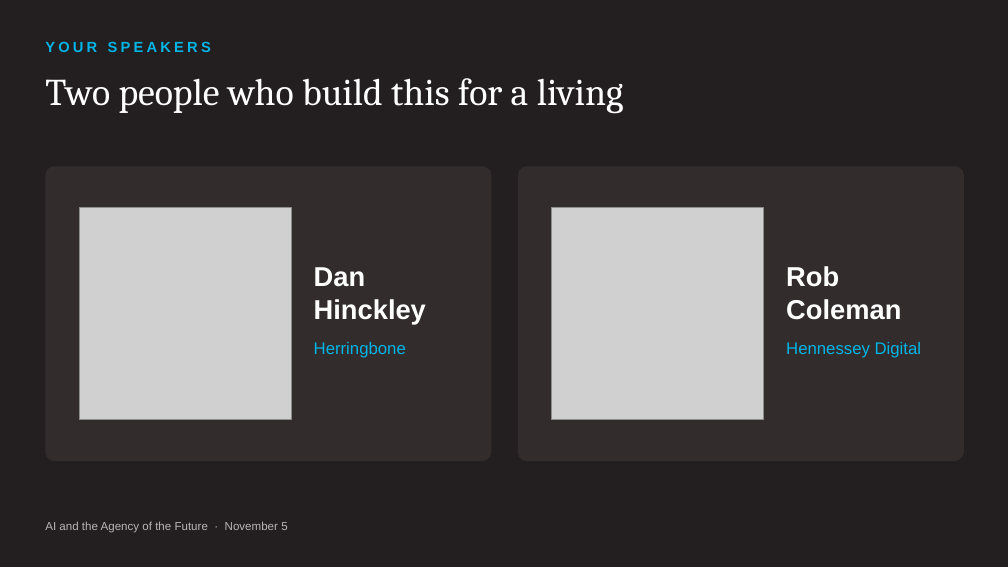
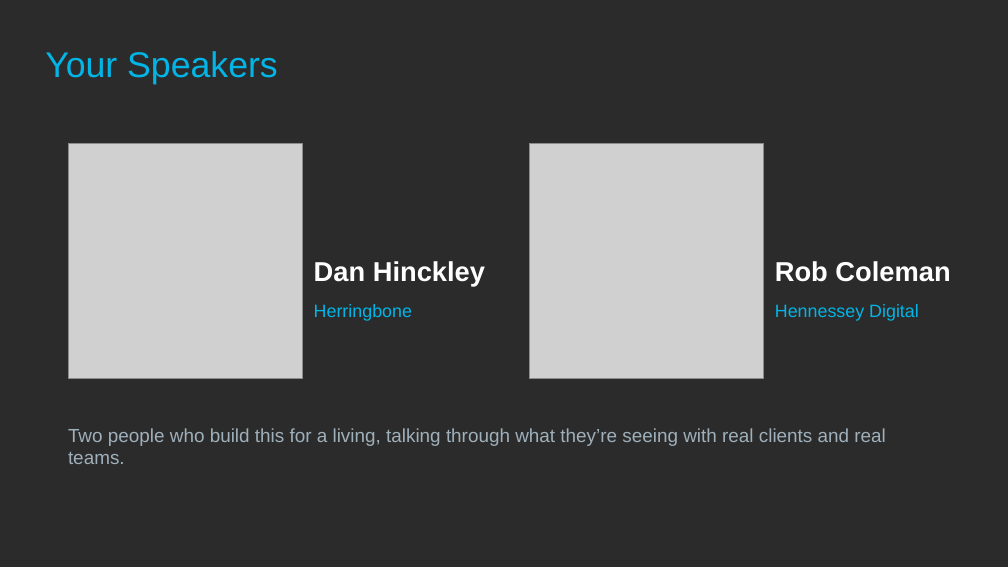
Before and after one commit to ynnahilary/hennessey, a slide deck: slide 2 of webinars/2026-11-05/november_webinar_deck.pptx. Drawn at 1008x567 pixels with LibreOffice and Linux fonts; fonts in the diff are those of the drawing; grey boxes stand for pictures; background and template pictures are left out; a plain dark background stands for a picture behind light text. Boxes give left, top, right and bottom in pixels: in the first picture for what was removed or moved away, otherwise in the second. Text is boxed around its words. In the diff, an @@ line names an element or a change of style, - is before the commit and + after.

```diff
--- a/webinars/2026-11-05/november_webinar_deck.pptx
+++ b/webinars/2026-11-05/november_webinar_deck.pptx
@@ background #231E1F to picture (left out) @@
@@ title at bbox=[45, 51, 278, 84]: text changed; size 14 to 34 pt; bold off @@
-YOUR SPEAKERS
+Your Speakers
@@ title removed at bbox=[45, 78, 624, 114] @@
-Two people who build this for a living
@@ picture: place and size @@
-picture at bbox=[79, 208, 291, 420]
+picture at bbox=[68, 144, 302, 378]
@@ picture: place and size @@
-picture at bbox=[552, 208, 764, 420]
+picture at bbox=[529, 144, 764, 378]
@@ rounded rectangle removed at bbox=[45, 166, 492, 461] @@
@@ rounded rectangle removed at bbox=[518, 166, 964, 461] @@
@@ text "Dan Hinckley" rewrapped from bbox=[314, 267, 426, 324] to bbox=[314, 261, 485, 286] @@
@@ text "Rob Coleman" rewrapped from bbox=[786, 266, 901, 320] to bbox=[775, 261, 950, 282] @@
@@ text "Herringbone" at bbox=[314, 304, 412, 321]: size 16 to 17 pt @@
@@ text "Herringbone": place and size @@
-text "Herringbone" at bbox=[314, 342, 406, 358]
+text "Herringbone" at bbox=[314, 304, 412, 321]
@@ text "Hennessey Digital": place and size @@
-text "Hennessey Digital" at bbox=[786, 342, 921, 358]
+text "Hennessey Digital" at bbox=[775, 304, 919, 321]
@@ text "Hennessey Digital" at bbox=[775, 304, 919, 321]: size 16 to 17 pt @@
@@ text added at bbox=[68, 428, 885, 464], 18 pt, text #9FB0BB @@
+Two people who build this for a living, talking through what they’re seeing with real clients and real teams.
@@ text removed at bbox=[45, 521, 287, 533] @@
-AI and the Agency of the Future · November 5
```
Also in this commit, not shown: 13 other slides changed, 4 other files.
